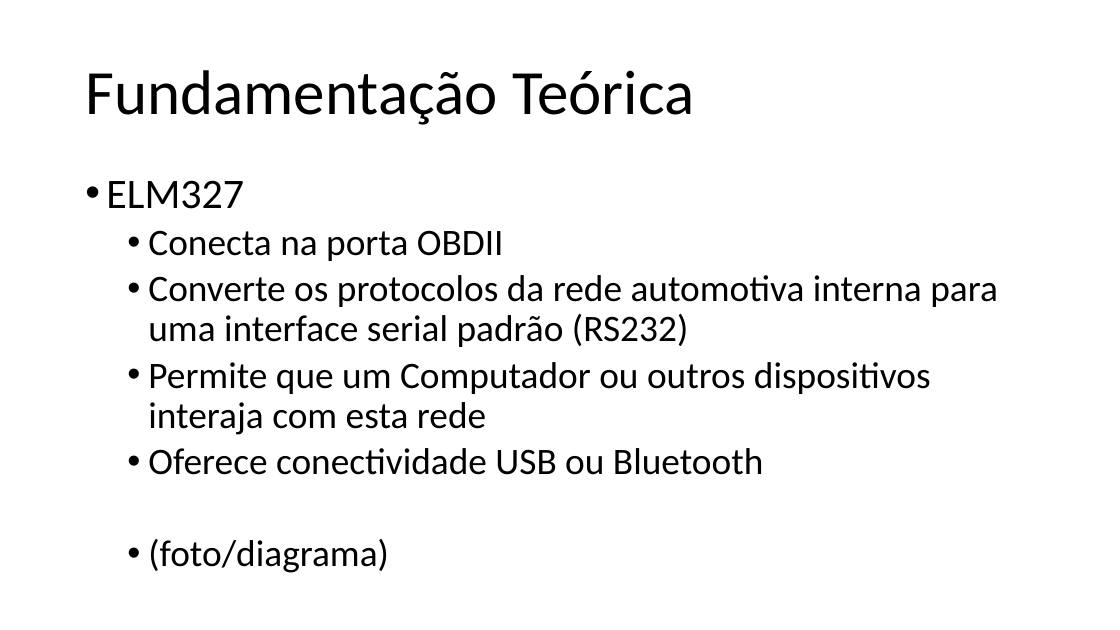
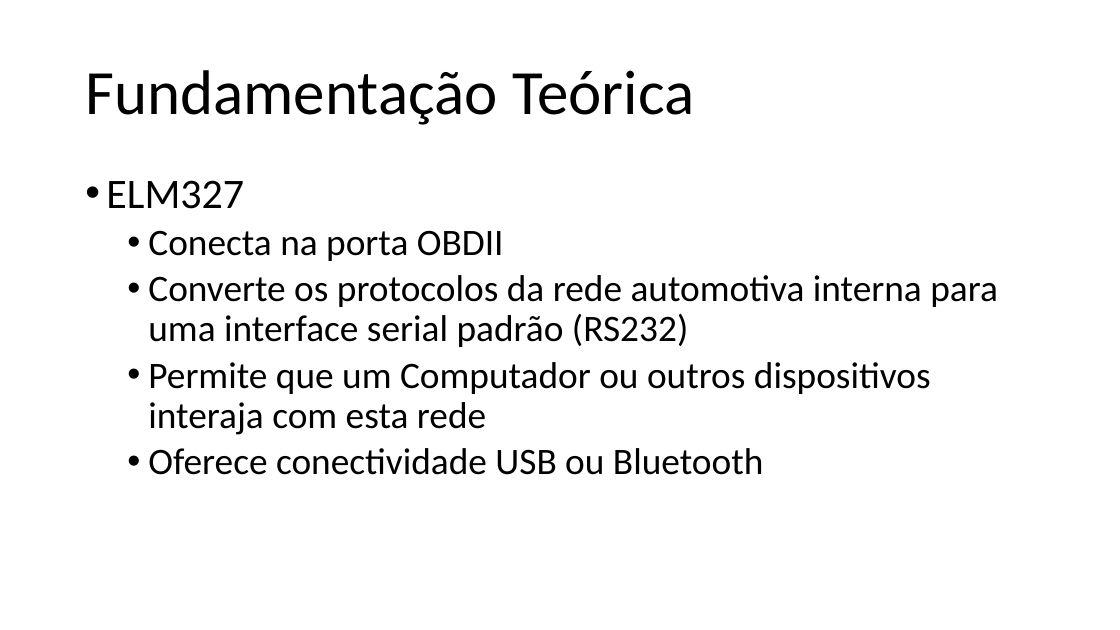
Before and after one commit to ruanlas/TADS2015, a slide deck: slide 11 of TCC-documentos/Apresentacao/TCC_v3.pptx. Drawn at 1120x630 pixels with LibreOffice and Linux fonts; fonts in the diff are those of the drawing. Boxes give left, top, right and bottom in pixels: in the first picture for what was removed or moved away, otherwise in the second. Text is boxed around its words. In the diff, an @@ line names an element or a change of style, - is before the commit and + after.

```diff
--- a/TCC-documentos/Apresentacao/TCC_v3.pptx
+++ b/TCC-documentos/Apresentacao/TCC_v3.pptx
@@ text at (x1=148, y1=539, x2=389, y2=573): paragraph removed @@
-  • (foto/diagrama)
```
Also in this commit, not shown: 1 other slide changed, 6 slides added, 1 slide removed.
